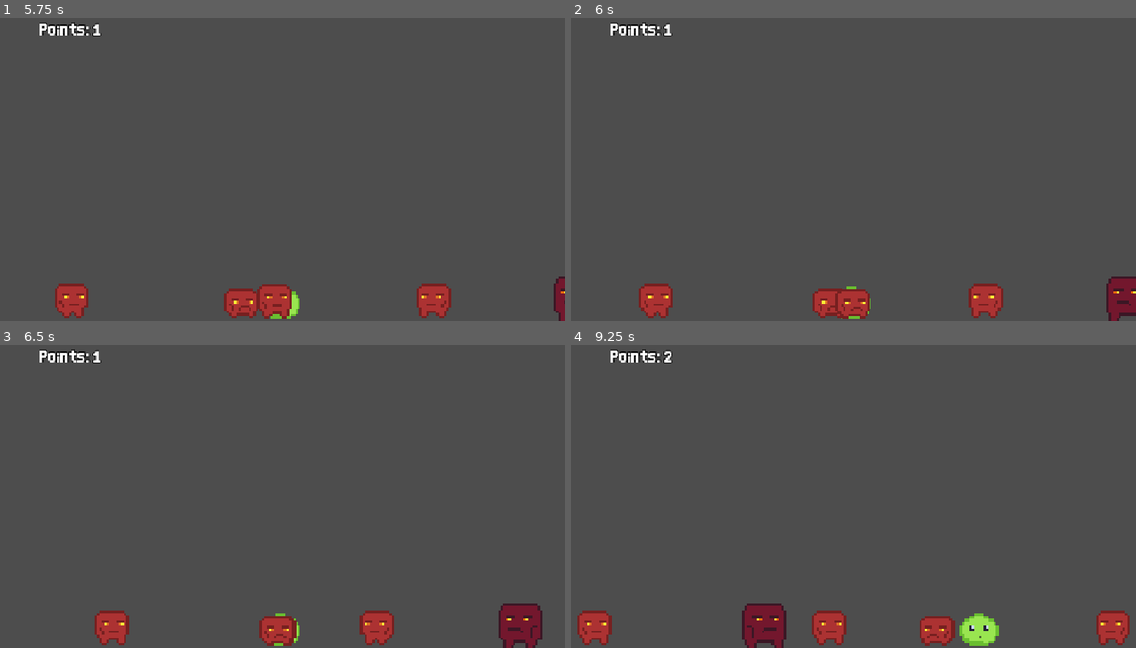
Above: before the commit, frames 1-4 (two rows, left to right).
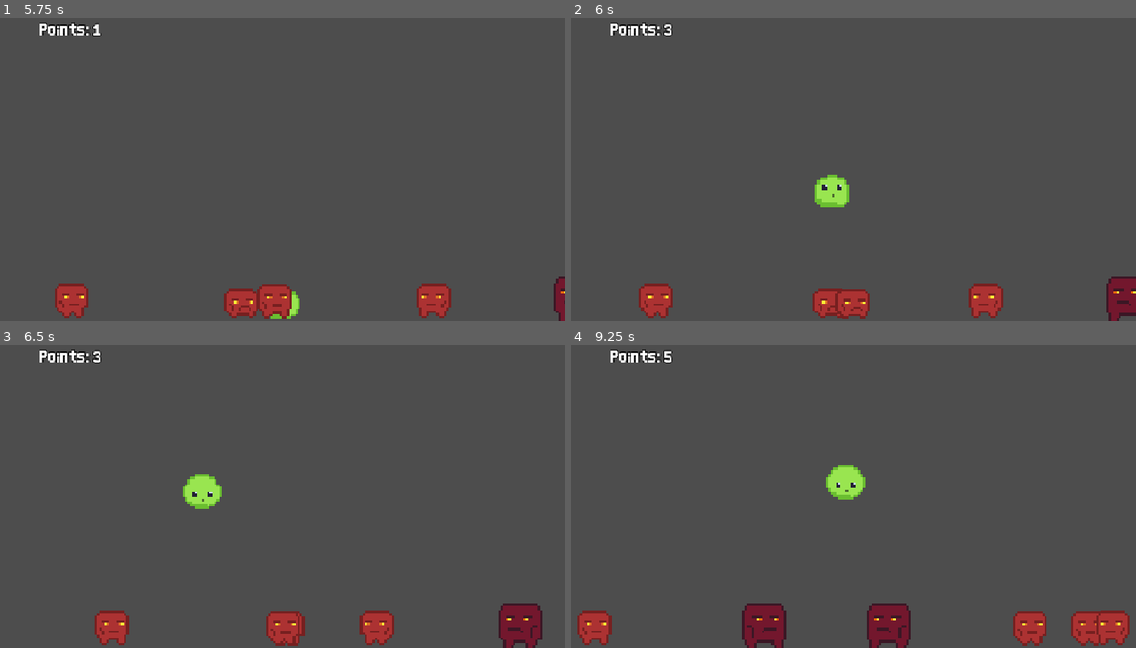
Above: after the commit, the same moments.

Repository: gnampfkuchen-oss/King-of-Blob
Game: Godot game, scene res://Scenes/main.tscn
Same seed, same stepped clock (60 frames per second), same inputs: the game is played once before the commit and once after it.
Inputs:
- Up to frame 1 (5.75 s): hold Right (right) 0.53-2.03 s; hold Left (left) 2.03-2.78 s; hold Right (right) 2.78-4.28 s; hold Left (left) 4.28-5.03 s; hold Right (right) from 5.03 s (still down)
- Up to frame 2 (6 s): release Right (right) at 5.78 s; hold Left (left) from 5.78 s (still down)
- Up to frame 3 (6.5 s): keep holding Left (left)
- Up to frame 4 (9.25 s): release Left (left) at 7.28 s; hold Right (right) from 7.28 s (still down)

Frame 1 is identical in both runs. In frame 2, 0.6% of the frame differs, in the area x 16-53%, y 1-100%; in frame 3, 1.2%; in frame 4, 4.5%, in the area x 16-94%, y 1-100%.

Commit message:
Added

Diff:
--- a/new-game-project/Scripts/enemy_1_L.gd
+++ b/new-game-project/Scripts/enemy_1_L.gd
@@ -3,6 +3,7 @@
 
 # Called when the node enters the scene tree for the first time.
 func _ready() -> void:
+	add_to_group("enemy1")
 	$AnimatedSprite2D.play("walk")
 	speed = randf_range(200, 100)
 	await get_tree().create_timer(20.0).timeout
--- a/new-game-project/Scripts/enemy_1_R.gd
+++ b/new-game-project/Scripts/enemy_1_R.gd
@@ -3,6 +3,7 @@
 
 # Called when the node enters the scene tree for the first time.
 func _ready() -> void:
+	add_to_group("enemy1")
 	$AnimatedSprite2D.flip_h = true
 	$AnimatedSprite2D.play("walk")
 	speed = randf_range(-100, -200)
--- a/new-game-project/Scripts/enemy_2_L.gd
+++ b/new-game-project/Scripts/enemy_2_L.gd
@@ -3,6 +3,7 @@
 
 # Called when the node enters the scene tree for the first time.
 func _ready() -> void:
+	add_to_group("enemy2")
 	$AnimatedSprite2D.play("walk")
 	speed = randf_range(300, 200)
 	await get_tree().create_timer(20.0).timeout
--- a/new-game-project/Scripts/enemy_2_R.gd
+++ b/new-game-project/Scripts/enemy_2_R.gd
@@ -4,6 +4,7 @@
 
 # Called when the node enters the scene tree for the first time.
 func _ready() -> void:
+	add_to_group("enemy2")
 	$AnimatedSprite2D.flip_h = true
 	$AnimatedSprite2D.play("walk")
 	speed = randf_range(-200, -300)
--- a/new-game-project/Scripts/player.gd
+++ b/new-game-project/Scripts/player.gd
@@ -40,10 +40,9 @@
 
 
 func _on_area_2d_area_entered(area: Area2D) -> void:
-	print(area.name)
-	if area.name == "enemy1":
+	if area.is_in_group("enemy1"):
 		bouncefunc(600)
 		point.emit()
-	if area.name == "enemy2":
+	elif area.is_in_group("enemy2"):
 		bouncefunc(750)
 		point.emit()
